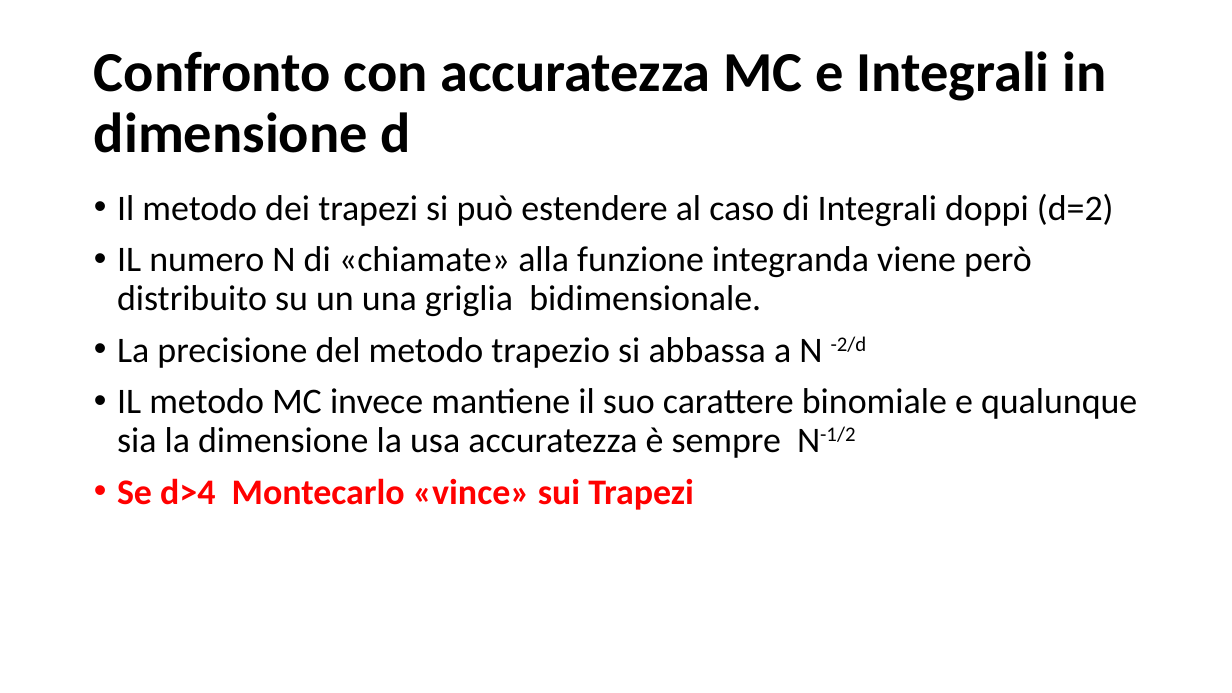
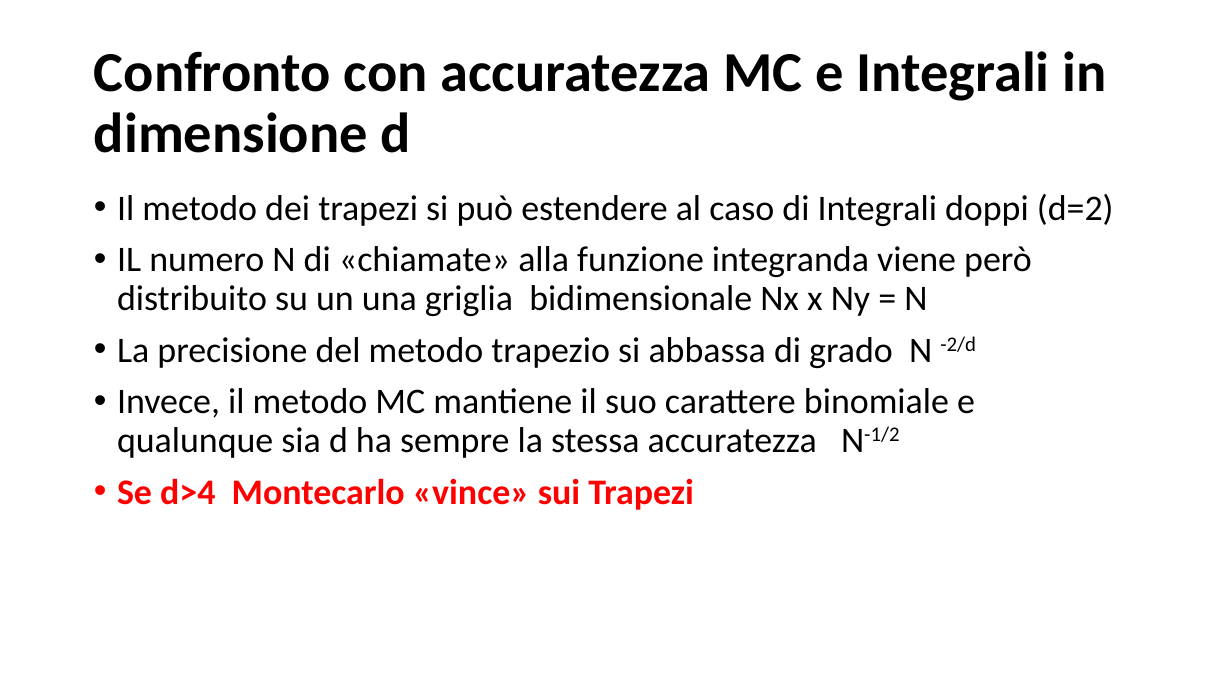
Before and after one commit to marcomonte94/Montecarlo, a slide deck: slide 21 of Slide Corso Metodi Montecarlo.pptx. Drawn at 1232x693 pixels with LibreOffice and Linux fonts; fonts in the diff are those of the drawing. Boxes give left, top, right and bottom in pixels: in the first picture for what was removed or moved away, otherwise in the second. Text is boxed around its words. In the diff, an @@ line names an element or a change of style, - is before the commit and + after.

```diff
--- a/Slide Corso Metodi Montecarlo.pptx
+++ b/Slide Corso Metodi Montecarlo.pptx
@@ text at (117, 246, 1032, 458): text changed @@
-• IL numero N di «chiamate» alla funzione integranda viene però distribuito su un una griglia bidimensionale.
-• La precisione del metodo trapezio si abbassa a N -2/d
-• IL metodo MC invece mantiene il suo carattere binomiale e qualunque sia la dimensione la usa accuratezza è sempre N-1/2
+• IL numero N di «chiamate» alla funzione integranda viene però distribuito su un una griglia bidimensionale Nx x Ny = N
+• La precisione del metodo trapezio si abbassa di grado N -2/d
+• Invece, il metodo MC mantiene il suo carattere binomiale e qualunque sia d ha sempre la stessa accuratezza N-1/2
```
Also in this commit, not shown: 8 other slides changed, 18 slides added, 3 other files.
